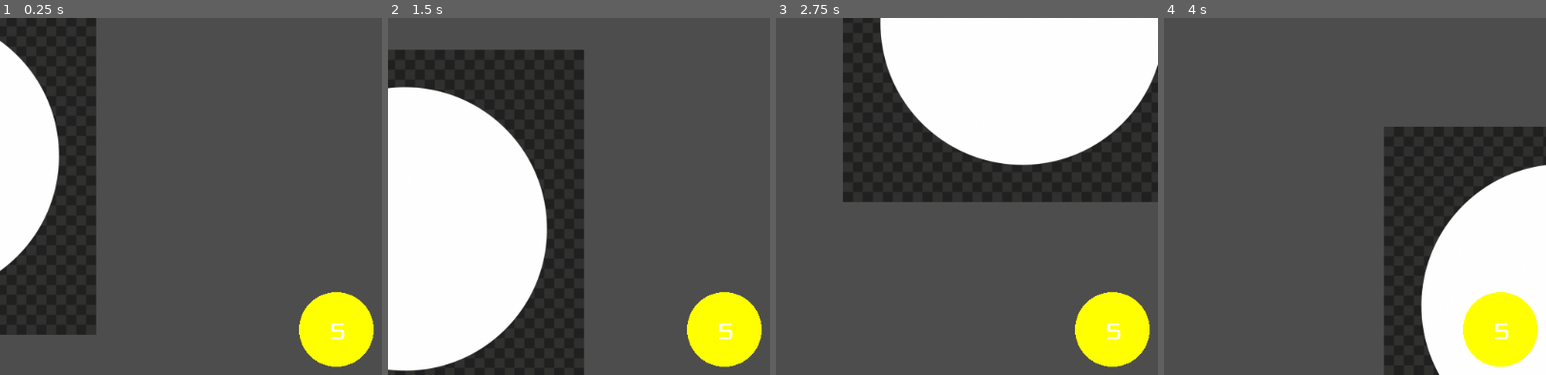
Above: before the commit, frames 1-4 (left to right).
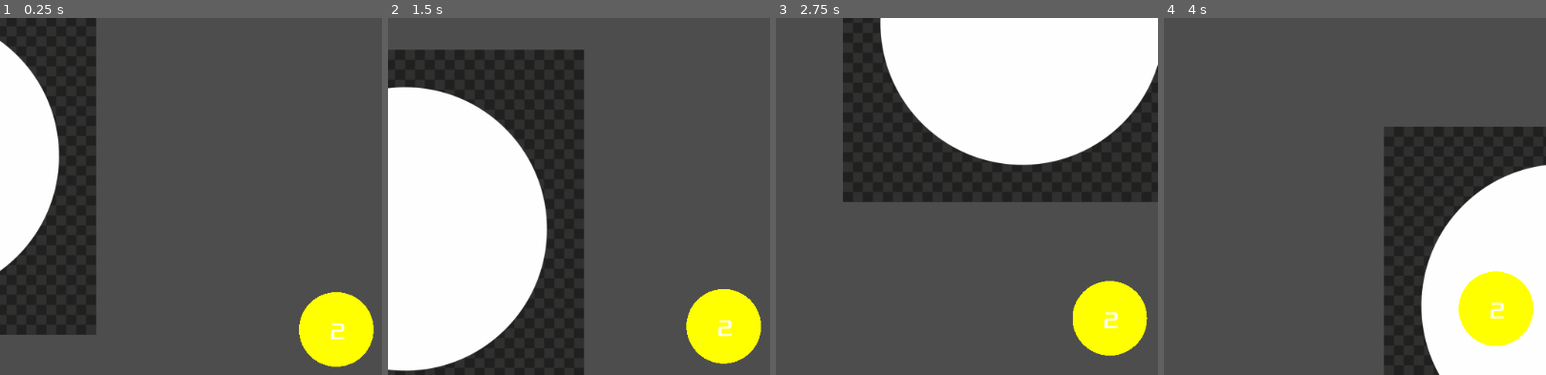
Above: after the commit, the same moments.

Repository: nuts4nuts4nuts/flappyversary
Game: Godot game, scene res://scenes/main.tscn
Same seed, same stepped clock (60 frames per second), same inputs: the game is played once before the commit and once after it.
Inputs (mouse positions are % of the whole screen's width and height, from its top left):
- Up to frame 1 (0.25 s): no input
- Up to frame 2 (1.5 s): tap Enter at 0.5 s; move the mouse to (72, 47) at 0.52 s; press the mouse at (72, 47) at 0.53 s; move the mouse to (30, 58) at 1.27 s; release the mouse at (30, 58) at 1.28 s; click (30, 58) at 1.35 s
- Up to frame 3 (2.75 s): move the mouse to (60, 29) at 2.02 s; press the mouse at (60, 29) at 2.03 s
- Up to frame 4 (4 s): move the mouse to (45, 74) at 2.77 s; release the mouse at (45, 74) at 2.78 s; click (45, 74) at 2.85 s; move the mouse to (80, 69) at 3.52 s; press the mouse at (80, 69) at 3.53 s
The pictures show only the part of the screen within x 28-78%, y 28-78%; the shares and areas given below are measured in that part.

The runs differ from the first frame. In frame 1, less than 0.1% of the frame differs, in the area x 78-98%, y 77-98%; in frame 2, 0.6%; in frame 3, 1.6%; in frame 4, 2.6%, in the area x 77-98%, y 70-98%.

Commit message:
Fix target-ball signal

Diff:
--- a/scenes/main.tscn
+++ b/scenes/main.tscn
@@ -18,8 +18,8 @@
 [node name="SpawnTimer" type="Timer" parent="."]
 wait_time = 5.0
 
-[node name="target-ball" parent="." node_paths=PackedStringArray("_gravity_well") instance=ExtResource("4_laj0n")]
+[node name="target-ball" parent="." node_paths=PackedStringArray("gravity_well") instance=ExtResource("4_laj0n")]
 position = Vector2(735, 698)
-_gravity_well = NodePath("../gravity_well")
+gravity_well = NodePath("../gravity_well")
 
 [connection signal="timeout" from="SpawnTimer" to="." method="_on_spawn_timer_timeout"]
--- a/scenes/target-ball.tscn
+++ b/scenes/target-ball.tscn
@@ -37,4 +37,5 @@
 [node name="Timer" type="Timer" parent="."]
 wait_time = 5.0
 
+[connection signal="body_entered" from="." to="." method="_on_body_entered"]
 [connection signal="timeout" from="Timer" to="." method="_on_timer_timeout"]
--- a/scripts/target-ball.gd
+++ b/scripts/target-ball.gd
@@ -3,37 +3,34 @@
 signal merged
 
 @export var initial_impulse: Vector2
-@export var _gravity_well: Node2D
+@export var gravity_well: Node2D
 
 var merge_boost = 0.2
-var ball_value = 5
-var force = 90
+var ball_value = 2
+var base_force = 50
 var is_target = true
 var target_progress = 0
 var cashing_in = false
 
 func _ready():
-
 	apply_central_impulse(initial_impulse)
 
 
-# Called every frame. 'delta' is the elapsed time since the previous frame.
-func _process(delta):
-	pass
+func _physics_process(delta):
+	if(gravity_well != null):
+		var me_to_well = gravity_well.global_position - global_position
+		var distance = me_to_well.length_squared()
+		var direction = me_to_well.normalized()
 
-func _physics_process(delta):
-	if(_gravity_well != null):
-		var _dist = (_gravity_well.position.distance_to(position))
-		print(_dist)
-		apply_force((1/pow(_dist, 2.2)) * (_gravity_well.position - position).normalized() * force, Vector2.ZERO)
+		var force = base_force * direction
+		var falloff = 1 / max(1, (distance / 10000))
+		apply_force(force * falloff, Vector2.ZERO)
 
-
-		#linear_velocity *= 0.99
 
 func _on_body_entered(body):
 	var my_velocity = linear_velocity
 	var their_velocity = body.linear_velocity
-	if !body.is_target && body.ball_value == ball_value:
+	if body.ball_value == ball_value:
 		print(name + " stealing")
 		apply_central_impulse((my_velocity + their_velocity) * 0.2)
 		ball_value += ball_value
